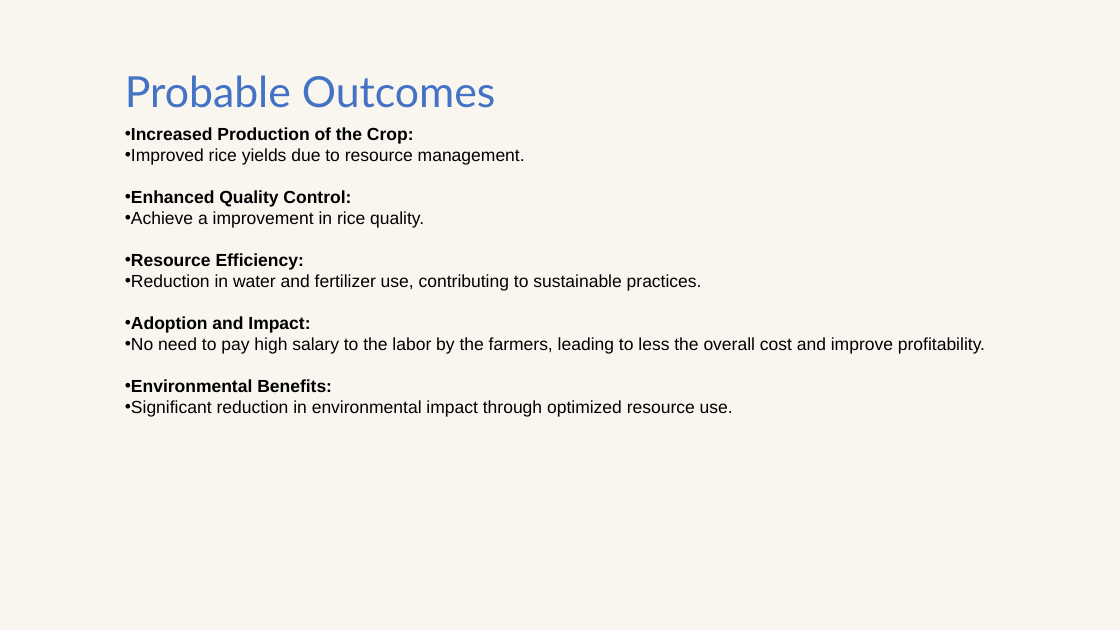
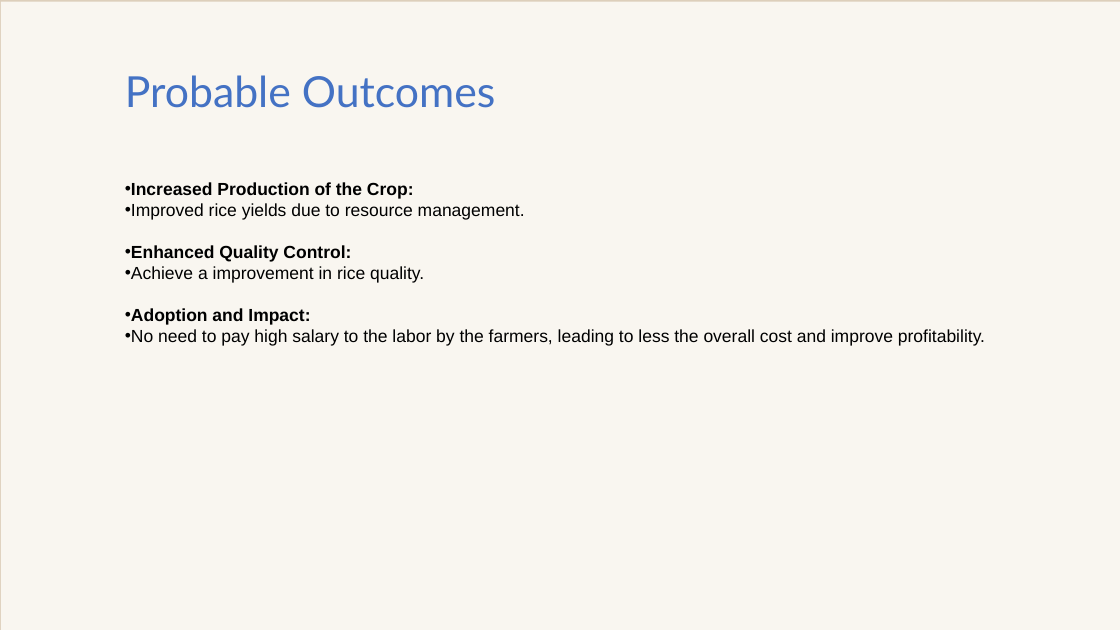
Before and after one commit to Vaibhav-1308/Agribot-Plantation-and-AI-Driven-Quality-Insights, a slide deck: slide 13 of PPT-R1-Agribot 2024-1.pptx. Drawn at 1120x630 pixels with LibreOffice and Linux fonts; fonts in the diff are those of the drawing. Boxes give left, top, right and bottom in pixels: in the first picture for what was removed or moved away, otherwise in the second. Text is boxed around its words. In the diff, an @@ line names an element or a change of style, - is before the commit and + after.

```diff
--- a/PPT-R1-Agribot 2024-1.pptx
+++ b/PPT-R1-Agribot 2024-1.pptx
@@ rectangle added at [0, 0, 1120, 630], fill #DDCFBB @@
@@ text "Increased Production of the Crop:": place and size @@
-text "Increased Production of the Crop:" at [125, 127, 985, 417]
+text "Increased Production of the Crop:" at [125, 182, 985, 346]
@@ text at [125, 253, 702, 291]: paragraphs removed @@
-• Resource Efficiency:
-• Reduction in water and fertilizer use, contributing to sustainable practices.
@@ text at [125, 379, 733, 417]: paragraphs removed @@
-• Environmental Benefits:
-• Significant reduction in environmental impact through optimized resource use.
```
Also in this commit, not shown: 7 other slides changed, 3 other files.
